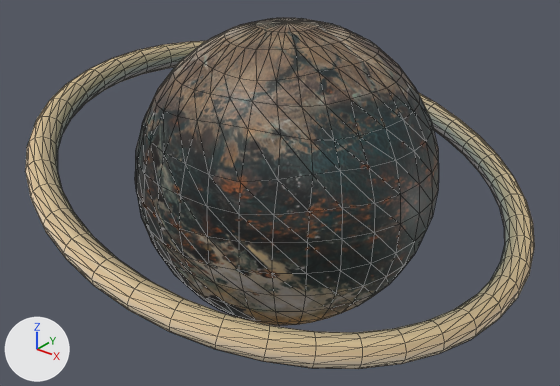
Two versions of the glTF model blender/PlanetTwo.glb, one commit apart.
The view is the same before and after, from a 50 mm camera at (3.3, -2.46, 5.81) aimed at (0.35, 1.23, 3.52). Arrows for +X, +Y and +Z are at lower left; the lights stay in place. Mesh edges are drawn as thin lines. Where no turn or scale is listed for an object, it has been applied to the vertices.
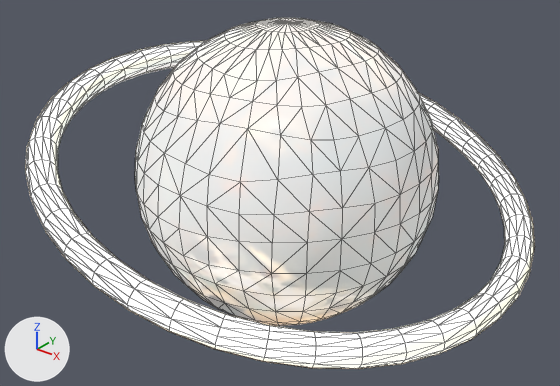
Where the change shows, as pixel boxes (x1, y1, x2, y2) in the pictures (560 x 386 px):
'Sphere', recoloured: (135, 18, 439, 326) in both
'Torus', surface changed (beige to white): (25, 41, 535, 369) in both

The change, as a list of edits to the scene's bpy script:
```text
Add img_8k_saturn_jpg:
    img_8k_saturn_jpg = load_image('8k_saturn.jpg', '_unpacked/8k_saturn.jpg', 4096, 2048, 'sRGB')
Change mat_planet:
    where n0 = _N.new('ShaderNodeBsdfPrincipled'); n0.name = 'Principled BSDF'
    add n0.inputs[0].default_value = (1.0, 1.0, 1.0, 1.0)  # 'Base Color', white #ffffff
    add n0.inputs[1].default_value = 1.0  # 'Metallic'
    add n0.inputs[2].default_value = 1.0  # 'Roughness'
    add n0.inputs[28].default_value = 1.0  # 'Emission Strength'
    where n2 = _N.new('ShaderNodeTexImage'); n2.name = 'Image Texture'
    remove _L.new(n2.outputs[0], n0.inputs[0])  # 'Color' to 'Base Color'
    add _L.new(n2.outputs[0], n0.inputs[27])  # 'Color' to 'Emission Color'
Change mat_material_001:
    where n0 = _N.new('ShaderNodeBsdfPrincipled'); n0.name = 'Principled BSDF'
    add n0.inputs[0].default_value = (1.0, 1.0, 1.0, 1.0)  # 'Base Color', white #ffffff
    add n0.inputs[1].default_value = 1.0  # 'Metallic'
    add n0.inputs[2].default_value = 1.0  # 'Roughness'
    add n0.inputs[28].default_value = 1.0  # 'Emission Strength'
    where n2 = _N.new('ShaderNodeTexImage'); n2.name = 'Image Texture'
    n2.image: img_8k_saturn -> img_8k_saturn_jpg
    remove _L.new(n2.outputs[0], n0.inputs[0])  # 'Color' to 'Base Color'
    add _L.new(n2.outputs[0], n0.inputs[27])  # 'Color' to 'Emission Color'
```
